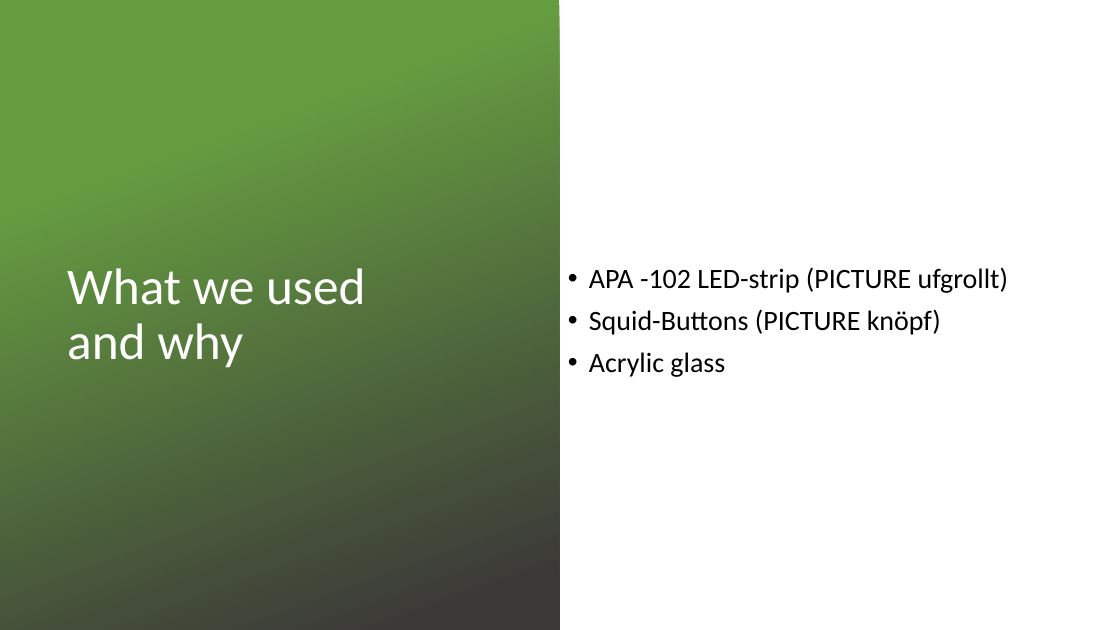
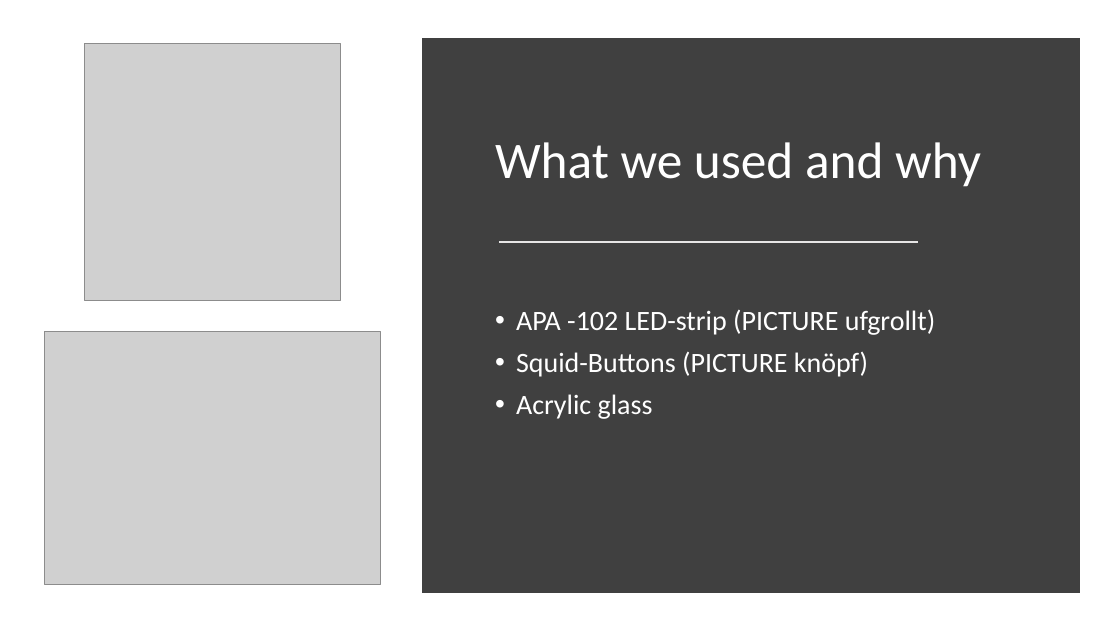
Before and after one commit to mpas97/LEDtrix, a slide deck: slide 3 of Bericht/Presentation.pptx. Drawn at 1120x630 pixels with LibreOffice and Linux fonts; fonts in the diff are those of the drawing; grey boxes stand for pictures; background and template pictures are left out. Boxes give left, top, right and bottom in pixels: in the first picture for what was removed or moved away, otherwise in the second. Text is boxed around its words. In the diff, an @@ line names an element or a change of style, - is before the commit and + after.

Commit message:
added pictures to ppp, worked on design

```diff
--- a/Bericht/Presentation.pptx
+++ b/Bericht/Presentation.pptx
@@ rectangle removed at box(0, 0, 560, 630) @@
@@ picture added at box(84, 44, 340, 300) @@
@@ rectangle added at box(428, 44, 1074, 587), fill #404040, outline #404040 10 pt @@
@@ title "What we used and why" rewrapped from box(67, 268, 366, 368) to box(495, 142, 981, 187) @@
@@ text "APA -102 LED-strip (PICTURE ufgrollt)": place and size @@
-text "APA -102 LED-strip (PICTURE ufgrollt)" at box(589, 267, 1008, 377)
+text "APA -102 LED-strip (PICTURE ufgrollt)" at box(516, 309, 935, 419)
@@ text "APA -102 LED-strip (PICTURE ufgrollt)" at box(516, 309, 935, 419): text colour #000000 to #FFFFFF; vertical alignment middle to top @@
@@ line added from (499, 243) to (918, 243), #E7E6E6 1.75 pt @@
@@ picture added at box(45, 332, 381, 584) @@
```
Also in this commit, not shown: 6 other slides changed, 1 slide added, 7 other files.
